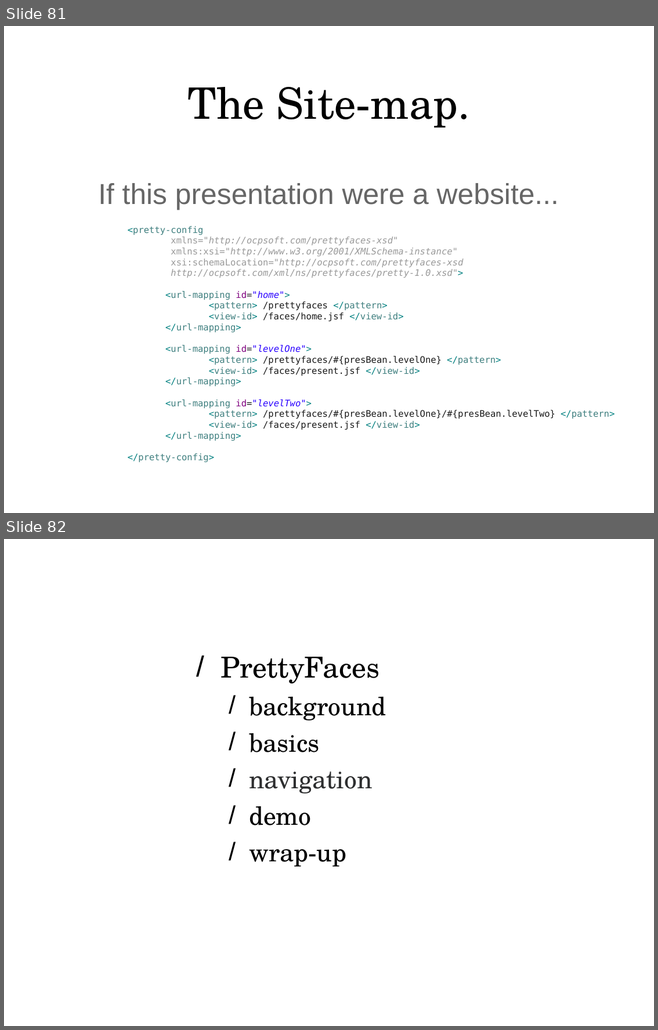
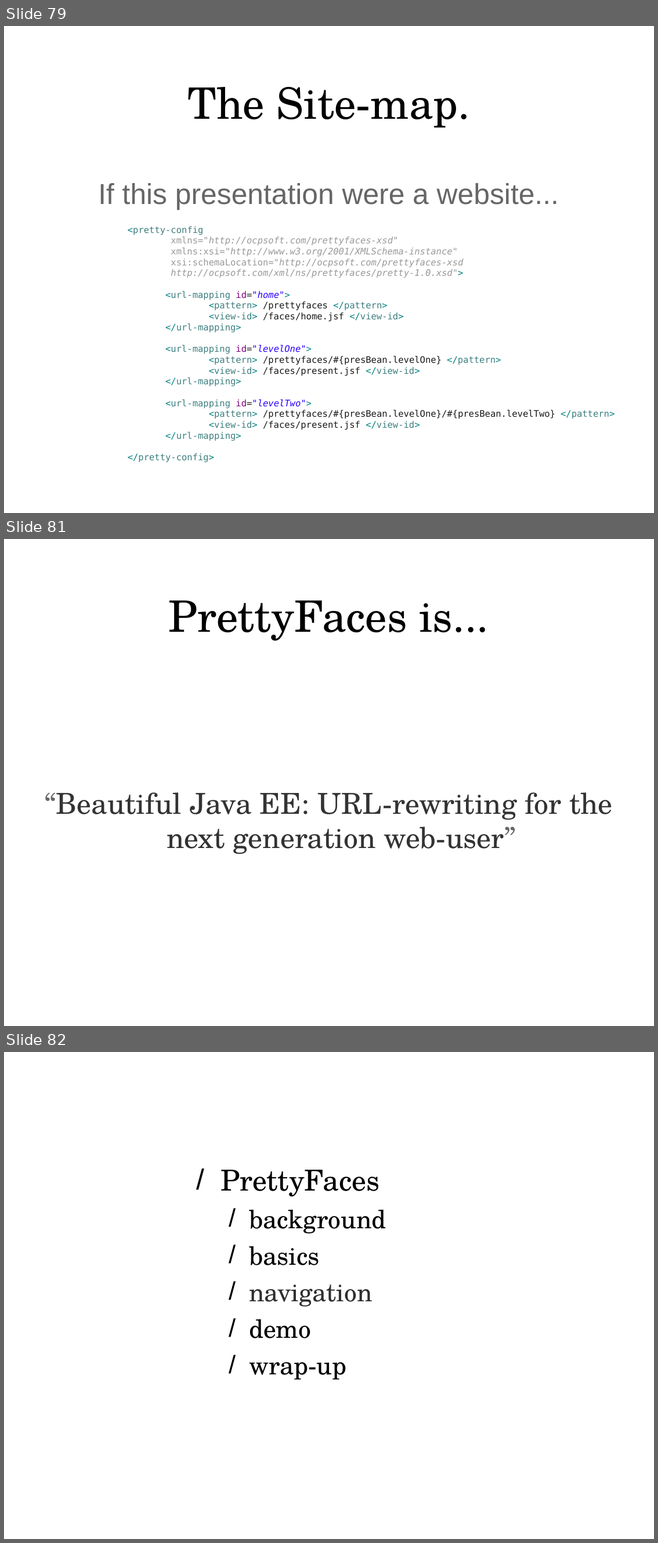
Before and after one commit to lincolnthree/talks, a slide deck: 2011_Beautiful_Java_EE_JAXConf.odp. Shown one above the other, each under a label of ours: slides 81 and 82 before the commit, slides 79, 81 and 82 after it; the slides between them are not shown. The pictures are 658x1030 and 658x1543 pixels, drawn with LibreOffice and Linux fonts; fonts in the diff are those of the drawing. Boxes give left, top, right and bottom in pixels: in the first picture for what was removed or moved away, otherwise in the second. Text is boxed around its words. In the diff, an @@ line names an element or a change of style, - is before the commit and + after.

```diff
--- a/2011_Beautiful_Java_EE_JAXConf.odp
+++ b/2011_Beautiful_Java_EE_JAXConf.odp
@@ slide 81 added at (4,539,654,1026), background #FFFFFF @@
@@ title added at (169,600,488,641), 48 pt, text #000000 @@
+PrettyFaces is...
@@ text added at (45,792,612,854), 32 pt, text #333333 @@
+“Beautiful Java EE: URL-rewriting for the next generation web-user”
@@ what was slide 81 is now slide 79 @@
```
Also in this commit, not shown: 2 other slides added, 3 slides removed, 1 other file.
